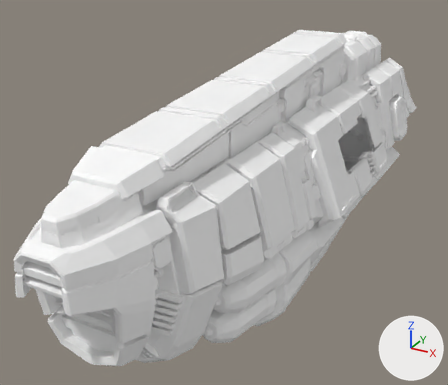
The Blender file Honours Project/Assets/Models/Ship_Colony.blend: old version first, new version second.
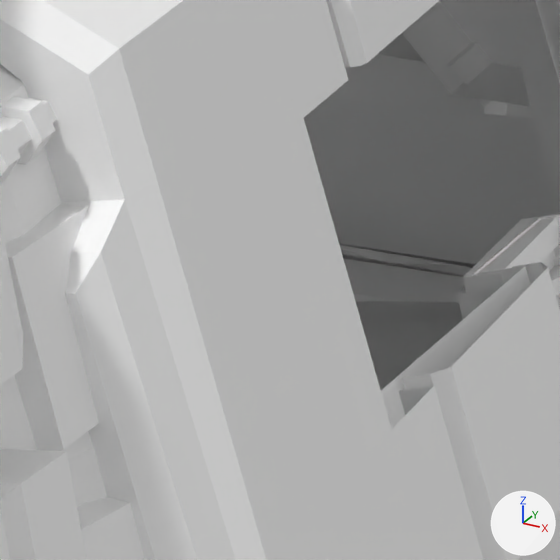
Each version appears first whole from a camera (50 mm lens) standing at (118.0, -268.0, 109.0) and looking at (-17.0, -23.0, -14.0), and next in a close-up on the part from 68% to 82% of the width and 33% to 50% of the height. Lighting does not change. The marker at lower right points along +X, +Y and +Z. The close-ups show mesh edges as thin lines.

The first close-up shows 'SM_Ship_Massive_Transport_01'.
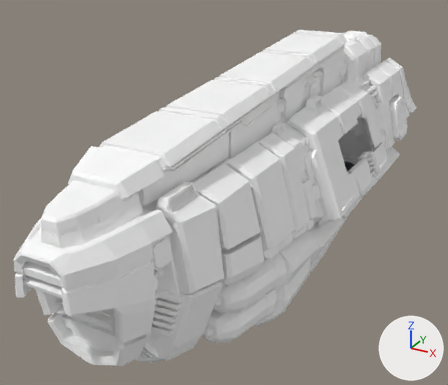
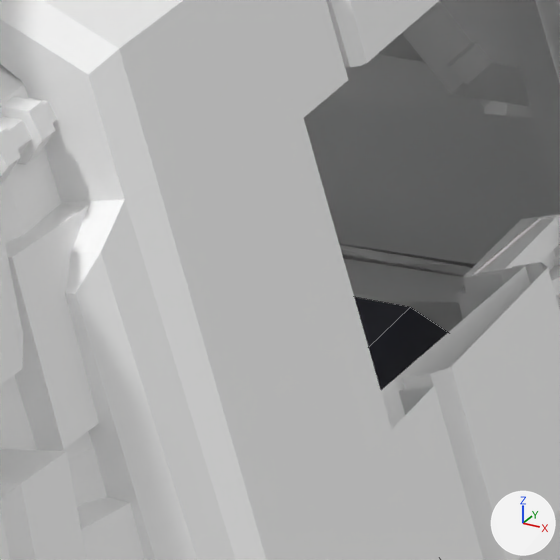
The change, as a list of edits to the scene's bpy script:
```text
Add img_ship_main_png:
    img_ship_main_png = load_image('Ship_Main.png', '../Textures/Ship_Main.png', 10, 10, 'sRGB')
Add mat_material_001:
    mat_material_001 = principled_material('Material.001')
    mat_material_001.texture = img_ship_main_png
Add me_plane:
    me_plane.from_pydata(...)  # 126 vertices, 91 faces, 2 loose edges; spans x 0.0..2.3, y -1.03..1.09, z 0.0..1.82
    me_plane.materials.append(mat_material_001)  # picture img_ship_main_png
Add ob_cryobay:
    ob_cryobay = bpy.data.objects.new('CryoBay', me_plane)
    ob_cryobay.location = (0.0, 11.91, -43.82)
    ob_cryobay.scale = (13.8, 44.0, 13.8)
    _m = ob_cryobay.modifiers.new('Mirror', 'MIRROR')
    _m.use_bisect_axis = (True, False, False)
```

Changed parts and their boxes (x1, y1, x2, y2) in the close-ups (560 x 560 px):
'CryoBay', added (black): after (354, 297, 448, 390)
